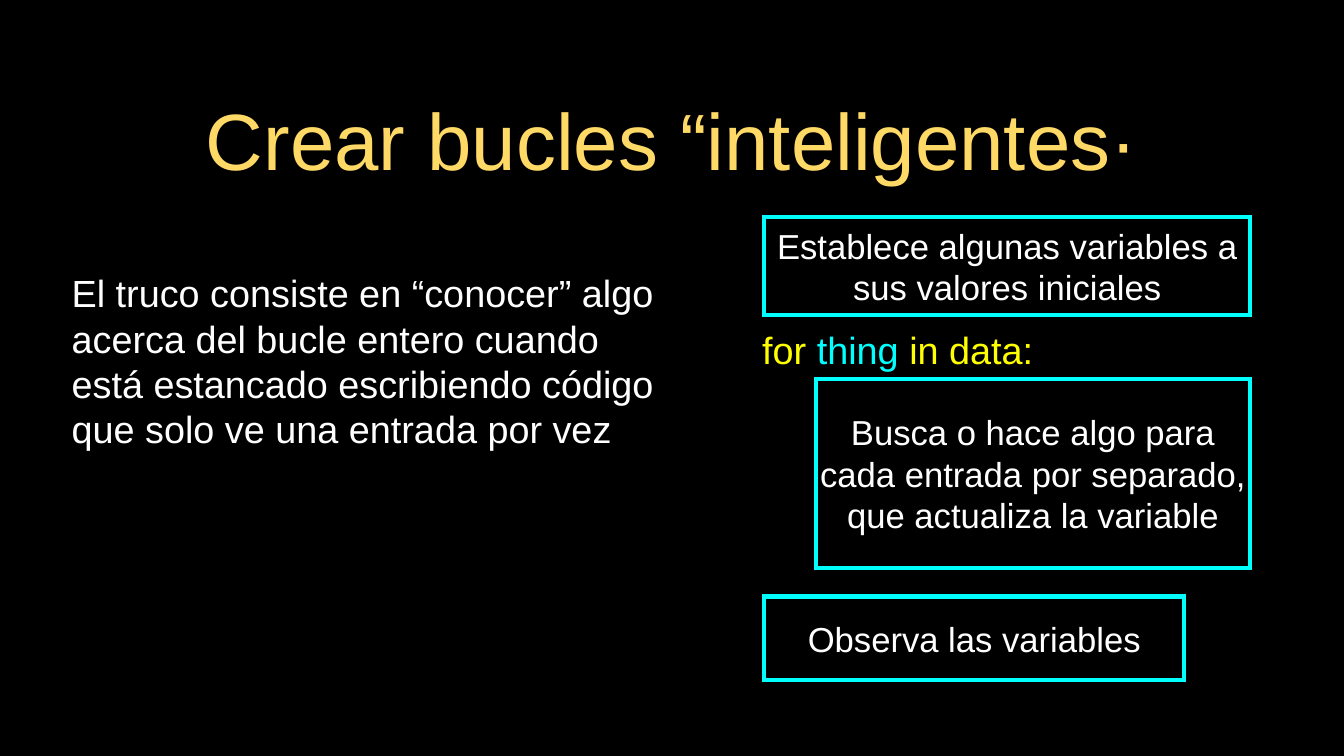
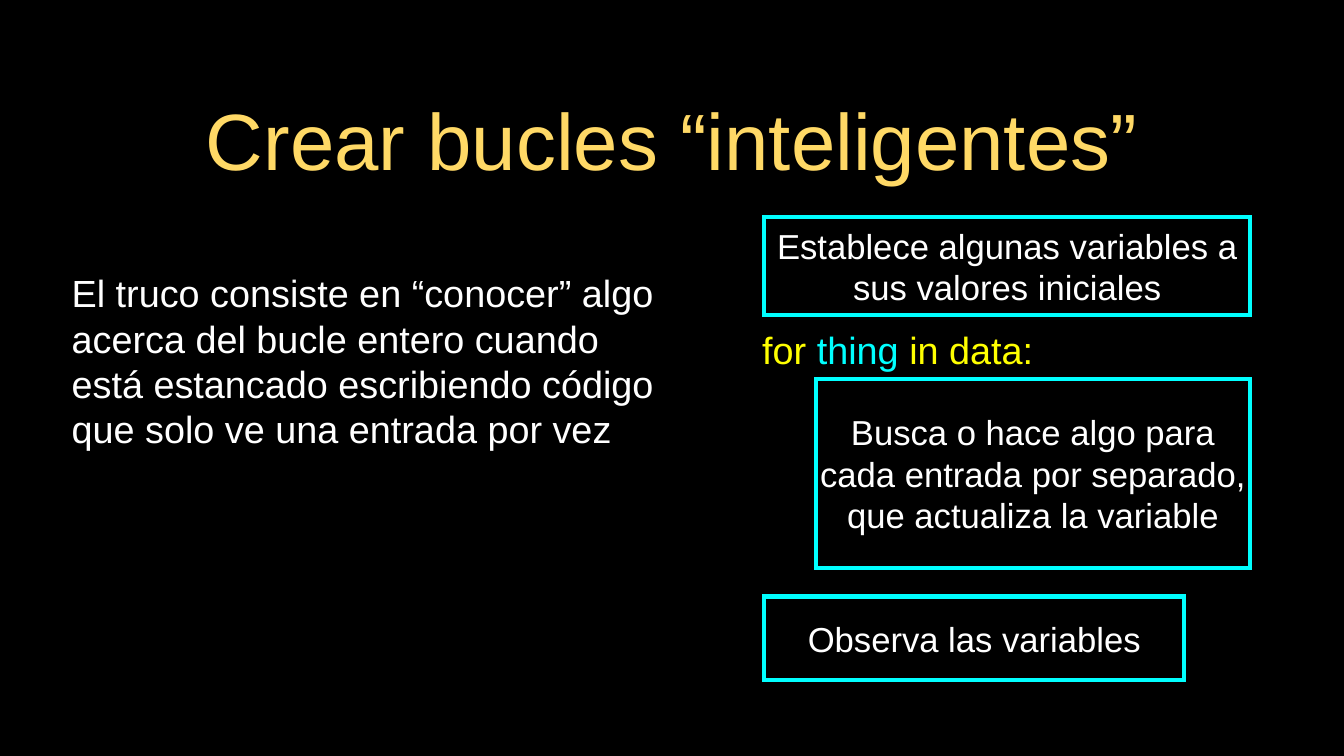
Before and after one commit to mentecatoDev/presentaciones, a slide deck: slide 21 of 05-Iteraciones.odp. Drawn at 1344x756 pixels with LibreOffice and Linux fonts; fonts in the diff are those of the drawing. Boxes give left, top, right and bottom in pixels: in the first picture for what was removed or moved away, otherwise in the second. Text is boxed around its words. In the diff, an @@ line names an element or a change of style, - is before the commit and + after.

```diff
--- a/05-Iteraciones.odp
+++ b/05-Iteraciones.odp
@@ title at box(206, 112, 1137, 185): text changed @@
-Crear bucles “inteligentes·
+Crear bucles “inteligentes”
```
Also in this commit, not shown: 2 other slides changed, 5 other files.
